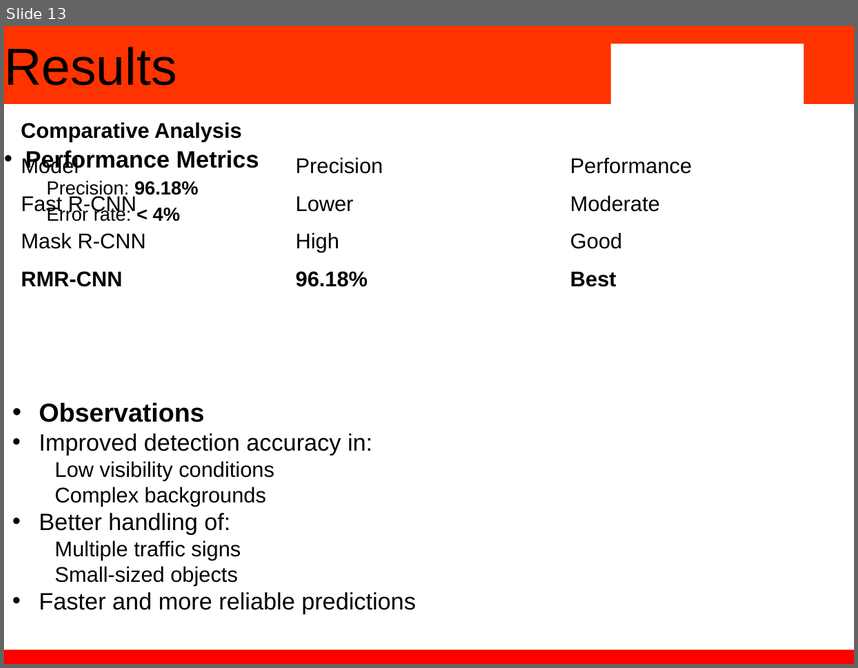
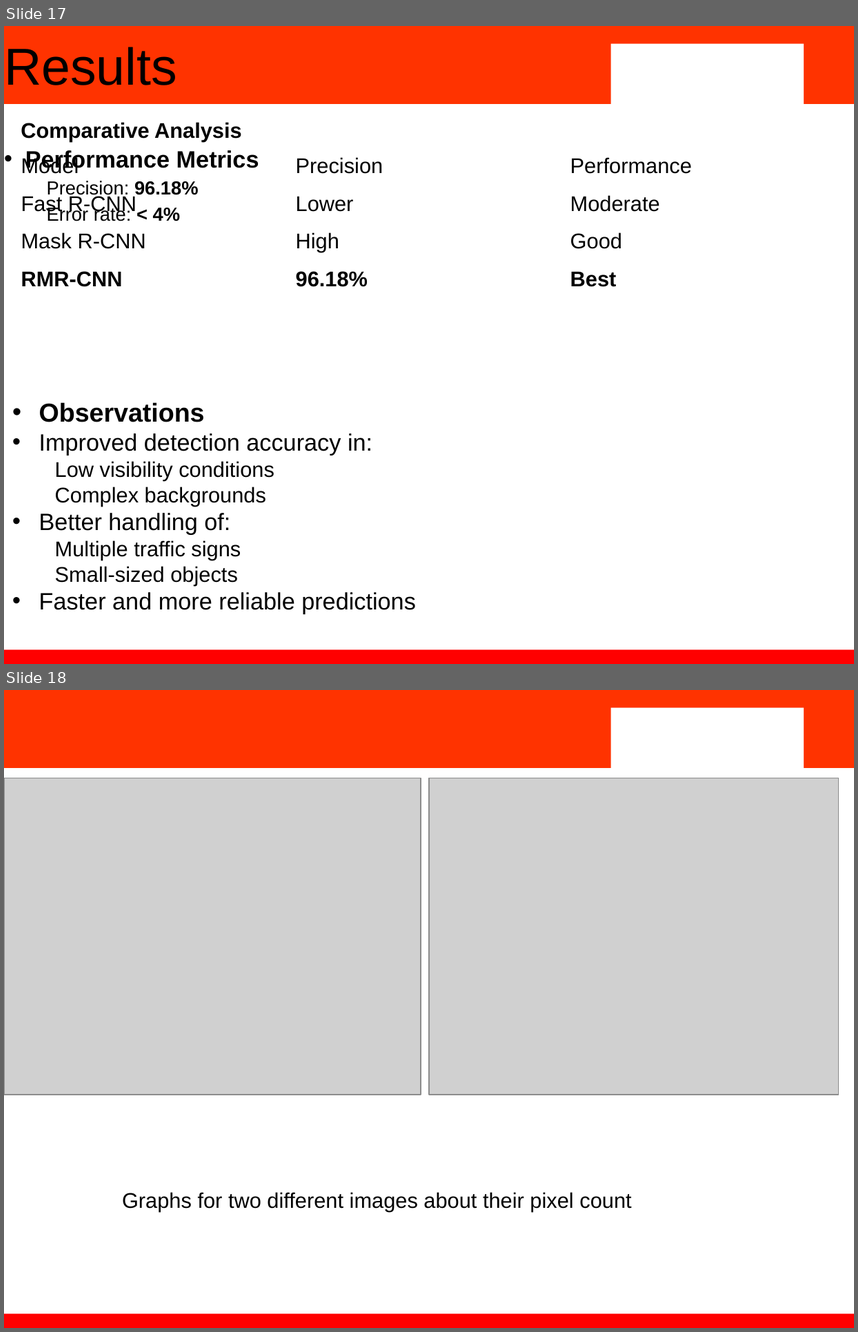
Before and after one commit to Shivanshu-Saini/Coop-Research-paper-2210992331-2210992286-2210992539.2210992256, a slide deck: COOP2_PPT.pptx. Shown one above the other, each under a label of ours: slide 13 before the commit, slides 17 and 18 after it. The pictures are 858x668 and 858x1332 pixels, drawn with LibreOffice and Linux fonts; fonts in the diff are those of the drawing; grey boxes stand for pictures; background and template pictures are left out. Boxes give left, top, right and bottom in pixels: in the first picture for what was removed or moved away, otherwise in the second. Text is boxed around its words. In the diff, an @@ line names an element or a change of style, - is before the commit and + after.

```diff
--- a/COOP2_PPT.pptx
+++ b/COOP2_PPT.pptx
@@ slide 18 added at box(4, 690, 854, 1328), background #FFFFFF; not listed: 4 template elements that a slide beside it also shows @@
@@ picture added at box(4, 778, 421, 1094) @@
@@ picture added at box(429, 778, 839, 1094) @@
@@ text added at box(122, 1192, 631, 1212), 18 pt, text #000000 @@
+Graphs for two different images about their pixel count
@@ what was slide 13 is now slide 17 @@
```
Also in this commit, not shown: 1 slide changed, 4 other slides added, 1 other file.
